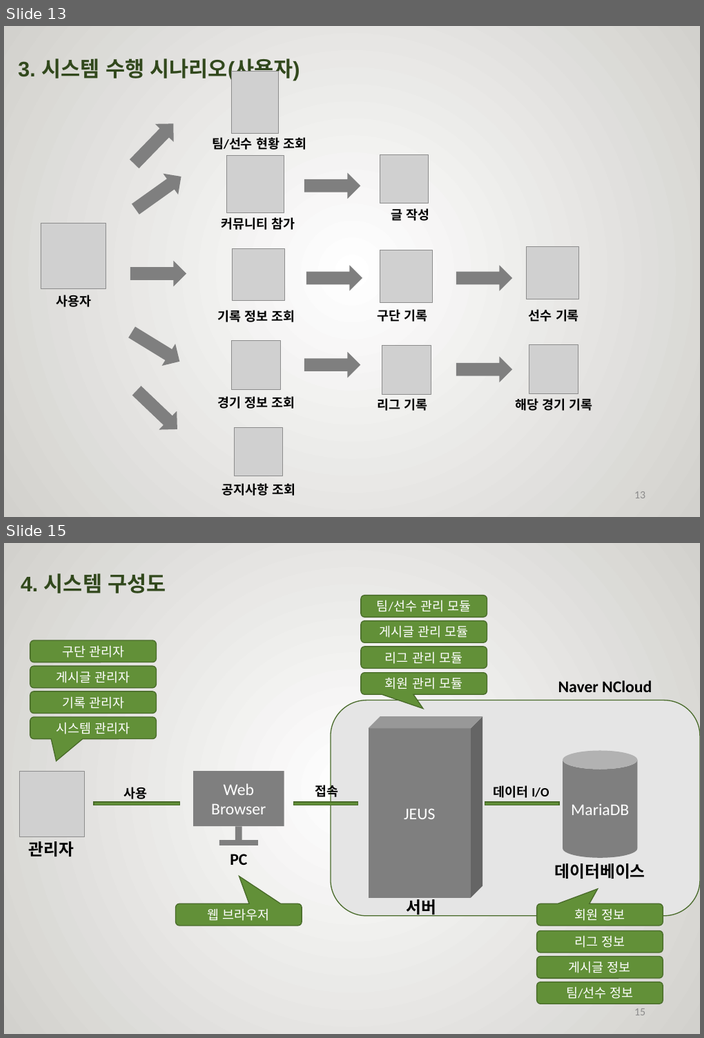
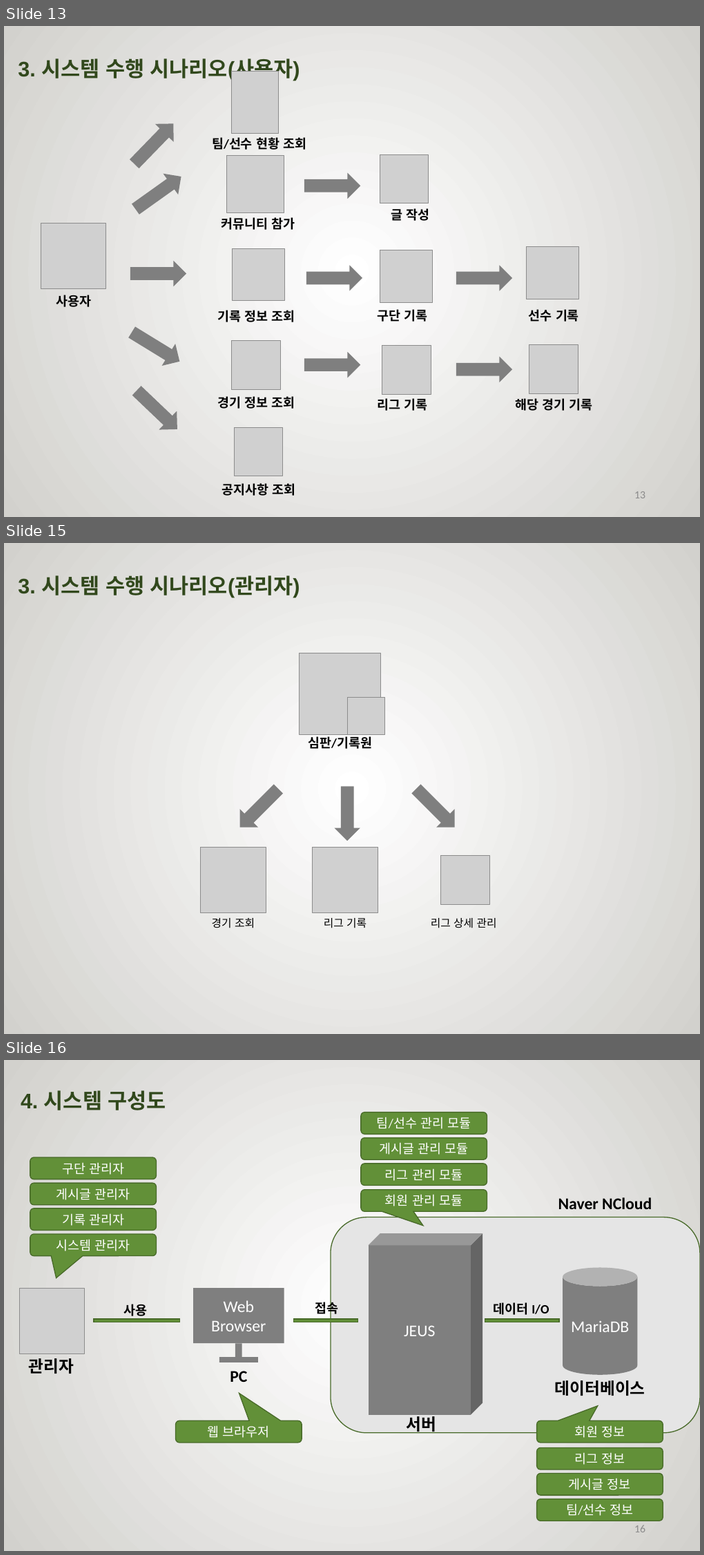
Before and after one commit to rimbong/Webengers, a slide deck: resources/졸작설계서.pptx. Shown one above the other, each under a label of ours: slides 13 and 15 before the commit, slides 13, 15 and 16 after it; the slides between them are not shown. The pictures are 704x1038 and 704x1555 pixels, drawn with LibreOffice and Linux fonts; fonts in the diff are those of the drawing; grey boxes stand for pictures; background and template pictures are left out. Boxes give left, top, right and bottom in pixels: in the first picture for what was removed or moved away, otherwise in the second. Text is boxed around its words. In the diff, an @@ line names an element or a change of style, - is before the commit and + after.

```diff
--- a/resources/졸작설계서.pptx
+++ b/resources/졸작설계서.pptx
@@ slide 15 added at box(4, 543, 700, 1034), background picture (left out) @@
@@ text added at box(18, 575, 300, 598), 40 pt, text #31481C, bold @@
+3. 시스템 수행 시나리오(관리자)
@@ picture added at box(299, 653, 381, 735) @@
@@ picture added at box(347, 697, 384, 734) @@
@@ text added at box(308, 734, 372, 749), 14 pt, text #000000, bold @@
+심판/기록원
@@ right arrow added at box(230, 780, 287, 836), fill #7F7F7F @@
@@ right arrow added at box(335, 787, 360, 840), fill #7F7F7F @@
@@ right arrow added at box(407, 780, 463, 836), fill #7F7F7F @@
@@ picture added at box(200, 847, 266, 913) @@
@@ picture added at box(312, 847, 377, 913) @@
@@ picture added at box(440, 855, 490, 904) @@
@@ text added at box(212, 918, 254, 928), 12 pt, text #000000 @@
+경기 조회
@@ text added at box(323, 918, 366, 928), 12 pt, text #000000 @@
+리그 기록
@@ text added at box(430, 918, 497, 928), 12 pt, text #000000 @@
+리그 상세 관리
@@ what was slide 15 is now slide 16 @@
@@ page number at box(634, 1524, 645, 1532): text changed @@
-15
+16
```
Also in this commit, not shown: 1 other slide added, 1 slide removed.
